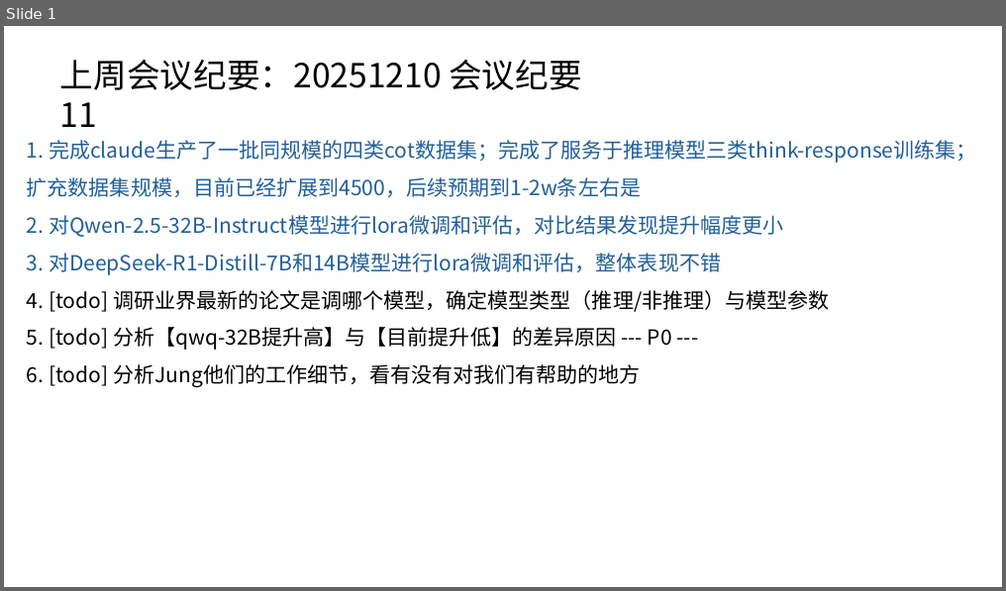
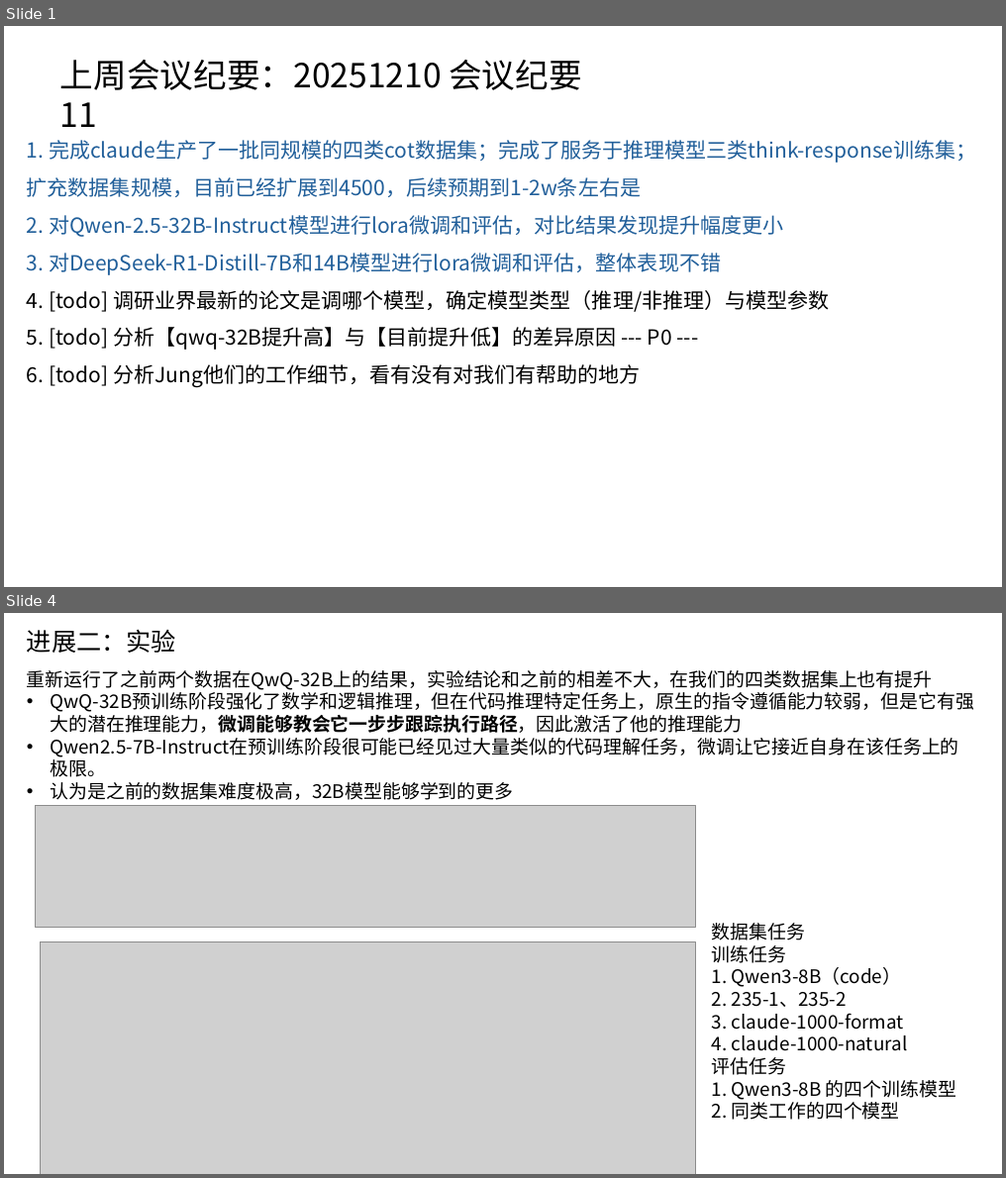
Before and after one commit to caoye04/TreecEva, a slide deck: 组会记录/组会1215.pptx. Shown one above the other, each under a label of ours: slide 1 before the commit, slides 1 and 4 after it; the slides between them are not shown. The pictures are 1006x591 and 1006x1178 pixels, drawn with LibreOffice and Linux fonts; fonts in the diff are those of the drawing; grey boxes stand for pictures. Boxes give left, top, right and bottom in pixels: in the first picture for what was removed or moved away, otherwise in the second. Text is boxed around its words. In the diff, an @@ line names an element or a change of style, - is before the commit and + after.

```diff
--- a/组会记录/组会1215.pptx
+++ b/组会记录/组会1215.pptx
@@ slide 4 added at (4,613,1002,1174), background #FFFFFF @@
@@ text added at (27,629,176,653), 24 pt, text #000000 @@
+进展二：实验
@@ text added at (27,670,974,800), 18 pt, text #000000 @@
+重新运行了之前两个数据在QwQ-32B上的结果，实验结论和之前的相差不大，在我们的四类数据集上也有提升
+• QwQ-32B预训练阶段强化了数学和逻辑推理，但在代码推理特定任务上，原生的指令遵循能力较弱，但是它有强大的潜在推理能力，微调能够教会它一步步跟踪执行路径，因此激活了他的推理能力
+• Qwen2.5-7B-Instruct在预训练阶段很可能已经见过大量类似的代码理解任务，微调让它接近自身在该任务上的极限。
+• 认为是之前的数据集难度极高，32B模型能够学到的更多
@@ picture added at (36,805,696,928) @@
@@ text added at (712,923,956,1120), 18 pt, text #000000 @@
+数据集任务
+训练任务
+1. Qwen3-8B（code）
+2. 235-1、235-2
+3. claude-1000-format
+4. claude-1000-natural
+评估任务
+1. Qwen3-8B 的四个训练模型
+2. 同类工作的四个模型
@@ picture added at (40,943,695,1174) @@
```
Also in this commit, not shown: 5 slides changed, 1 other file.
